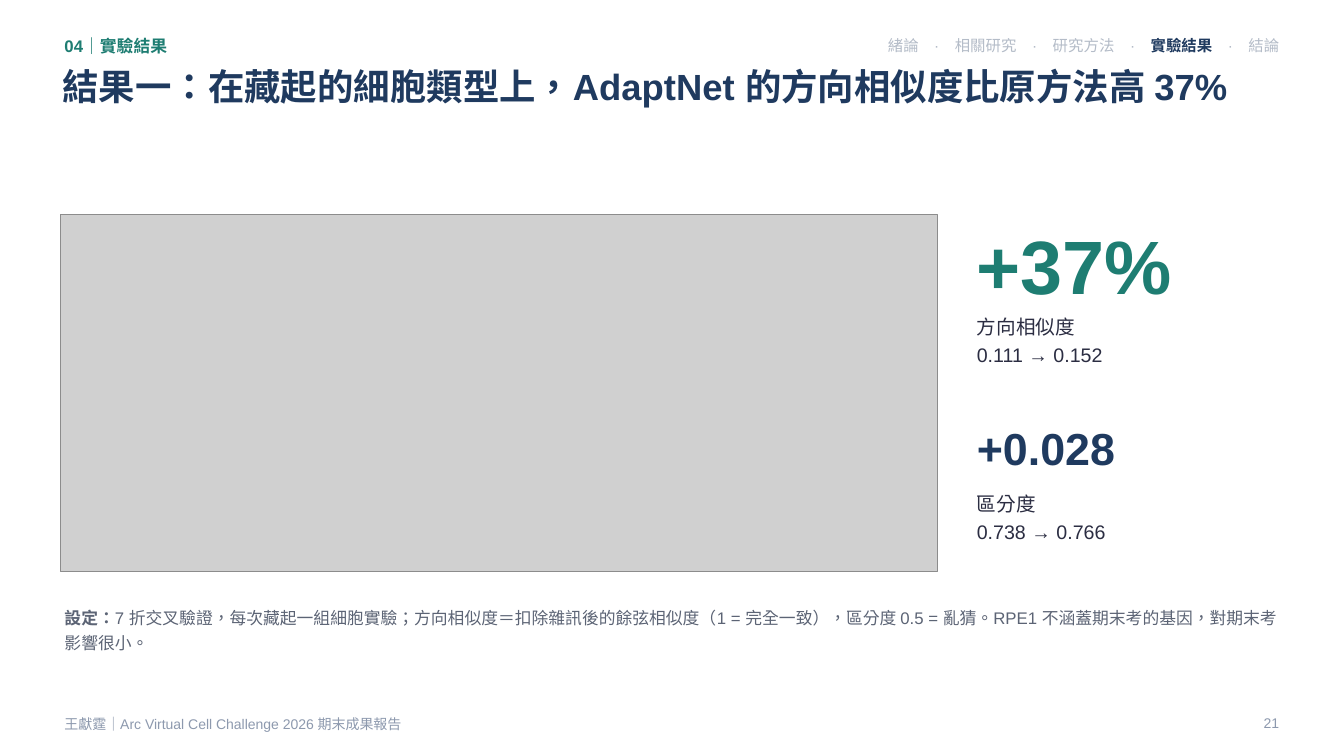
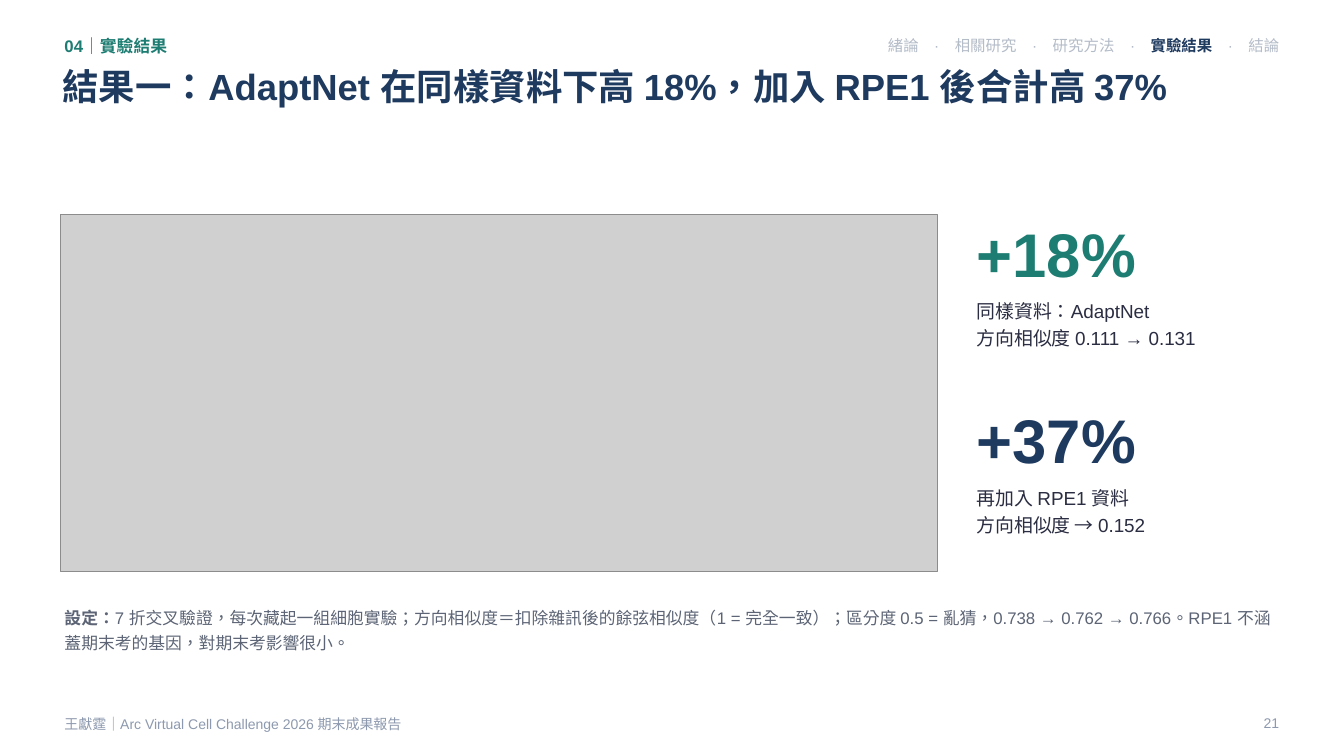
Before and after one commit to zxc29051617/VirtualCellChallenge-2026_NTU_JHLab, a slide deck: slide 21 of general_model/docs/VCC_defense_style_20261024.pptx. Drawn at 1344x756 pixels with LibreOffice and Linux fonts; fonts in the diff are those of the drawing; grey boxes stand for pictures. Boxes give left, top, right and bottom in pixels: in the first picture for what was removed or moved away, otherwise in the second. Text is boxed around its words. In the diff, an @@ line names an element or a change of style, - is before the commit and + after.

```diff
--- a/general_model/docs/VCC_defense_style_20261024.pptx
+++ b/general_model/docs/VCC_defense_style_20261024.pptx
@@ title at bbox=[63, 69, 1167, 108]: text changed @@
-結果一：在藏起的細胞類型上，AdaptNet 的方向相似度比原方法高 37%
+結果一：AdaptNet 在同樣資料下高 18%，加入 RPE1 後合計高 37%
@@ text added at bbox=[977, 234, 1136, 278], 44 pt, text #1E7D72, bold @@
++18%
@@ text at bbox=[977, 302, 1196, 347]: text changed; size 14 to 13.5 pt @@
-方向相似度
-0.111 → 0.152
+同樣資料：AdaptNet
+方向相似度 0.111 → 0.131
@@ text "+37%": place and size @@
-text "+37%" at bbox=[977, 241, 1172, 295]
+text "+37%" at bbox=[977, 420, 1136, 464]
@@ text "+37%" at bbox=[977, 420, 1136, 464]: size 54 to 44 pt, text colour #1E7D72 to #1F3A5F @@
@@ text removed at bbox=[977, 433, 1115, 466] @@
-+0.028
@@ text at bbox=[977, 489, 1145, 534]: text changed; size 14 to 13.5 pt @@
-區分度
-0.738 → 0.766
+再加入 RPE1 資料
+方向相似度 → 0.152
@@ text at bbox=[64, 609, 1271, 651]: text changed @@
-設定：7 折交叉驗證，每次藏起一組細胞實驗；方向相似度＝扣除雜訊後的餘弦相似度（1 = 完全一致），區分度 0.5 = 亂猜。RPE1 不涵蓋期末考的基因，對期末考影響很小。
+設定：7 折交叉驗證，每次藏起一組細胞實驗；方向相似度＝扣除雜訊後的餘弦相似度（1 = 完全一致）；區分度 0.5 = 亂猜，0.738 → 0.762 → 0.766。RPE1 不涵蓋期末考的基因，對期末考影響很小。
```
Also in this commit, not shown: 4 other slides changed, 17 other files.
